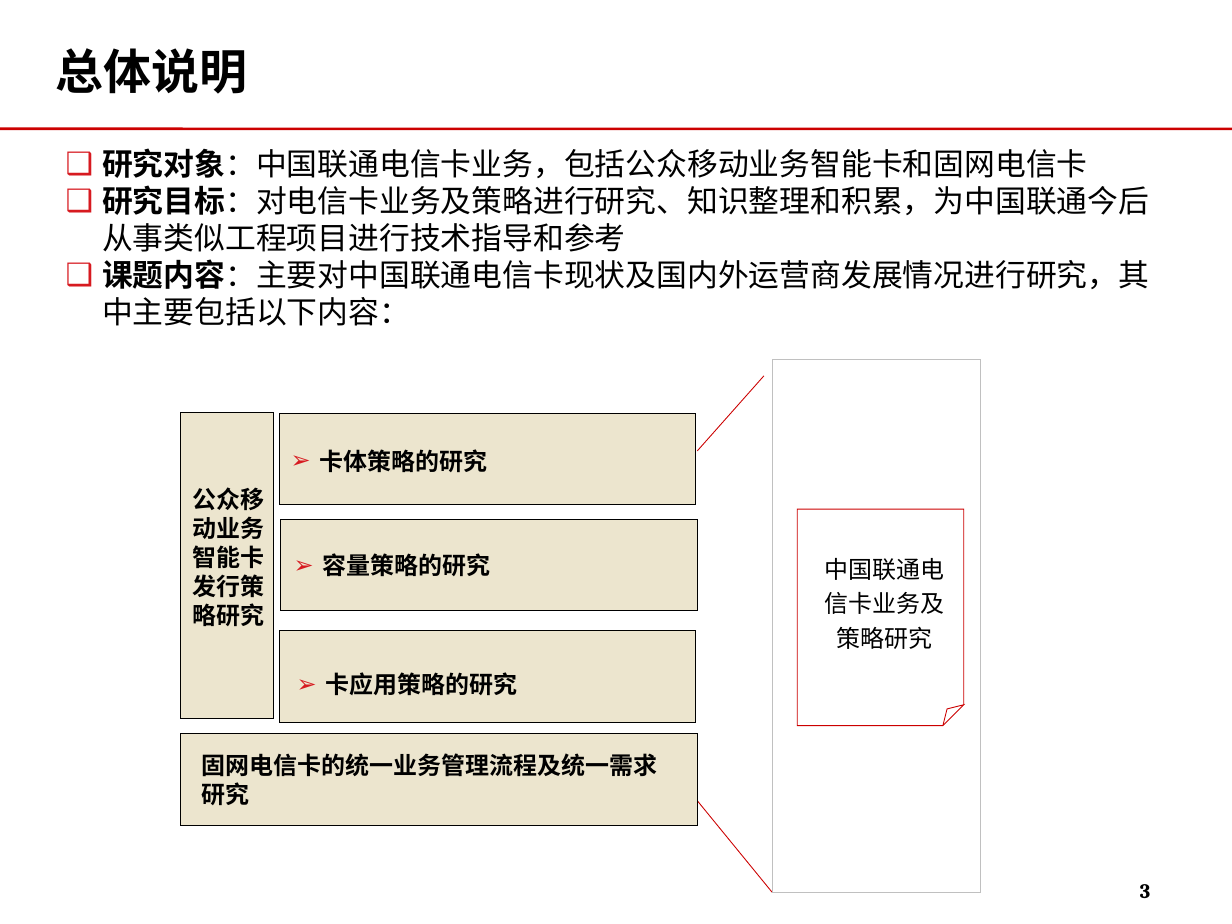
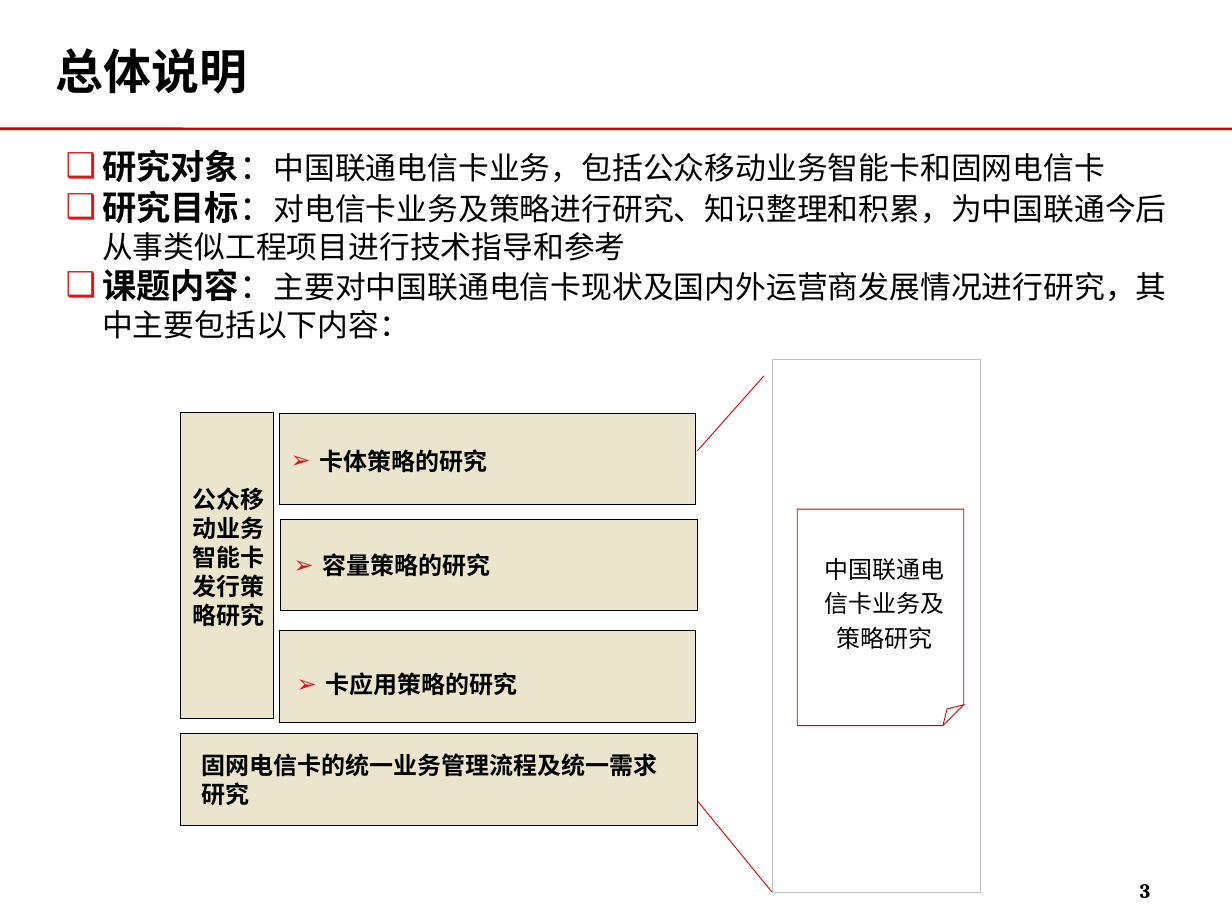
Before and after one commit to momo1101/unicardsrch, a slide deck: slide 3 of 软课题文本/软课题-中国联通电信卡业务及策略研究.ppt. Drawn at 1232x924 pixels with LibreOffice and Linux fonts; fonts in the diff are those of the drawing; background and template pictures are left out. Boxes give left, top, right and bottom in pixels: in the first picture for what was removed or moved away, otherwise in the second. Text is boxed around its words. In the diff, an @@ line names an element or a change of style, - is before the commit and + after.

Commit message:
根据王晔提出的修改意见进行了修改

```diff
--- a/软课题文本/软课题-中国联通电信卡业务及策略研究.ppt
+++ b/软课题文本/软课题-中国联通电信卡业务及策略研究.ppt
@@ text "研究对象：中国联通电信卡业务，包括公众移动业务智能卡和固网电信卡" at [102, 149, 1167, 339]: size 18 to 20 pt in "研究对象：中国联通电信卡业务，包括公众移动业务智能卡和固网电信卡", "研究目标：对电信卡业务及策略进行研究、知识整理和积累，为中国联通今后从事类似工程项目进行技术指导和参考", "课题内容：主要对中国联通电信卡现状及国内外运营商发展情况进行研究，其中主要包括以下内容：" @@
```
Also in this commit, not shown: 12 other slides changed, 2 slides added.
